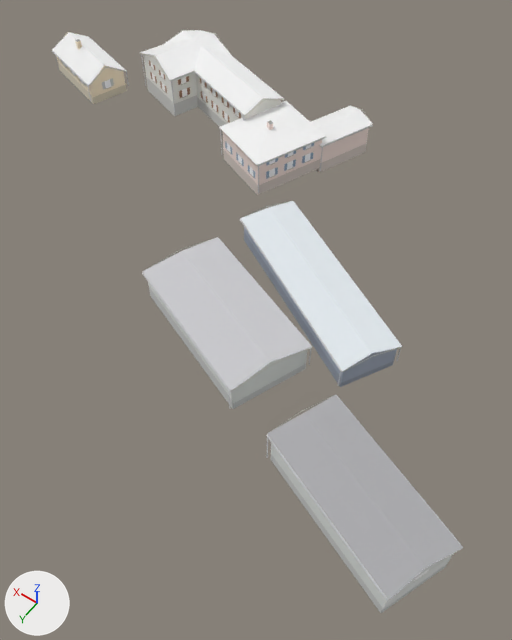
The glTF model world/buildings/b_-7_-5.glb: old version first, new version second.
Before and after are seen from a camera (50 mm lens) standing at (-1695.1, 1156.9, 524.0) and looking at (-1660.4, 1108.3, 447.7). Arrows for +X, +Y and +Z are at lower left; the lights stay in place. The first picture is the older version. Vertices at exactly the same position are counted once.

In view in the first picture: 'bld'.
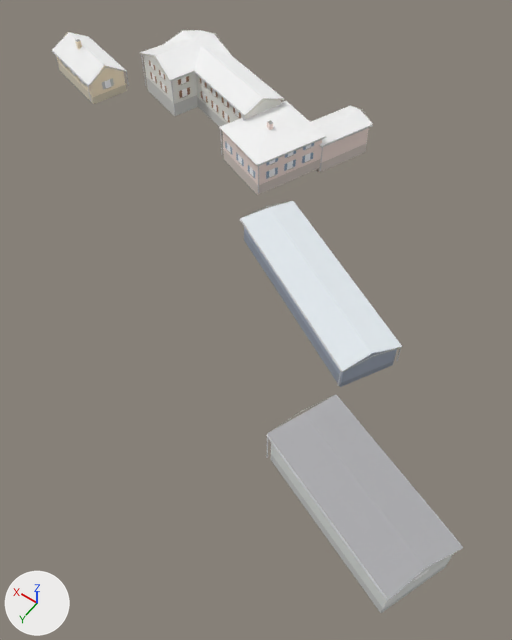
Location of each change, [x1, y1, x2, y2] in pixels of the pictures (512 x 640 px):
part 1 of me_bld, deleted
    before: [142, 237, 312, 409]

The edits, one by one:
me_bld is used by ob_bld; location (0.0, 0.0, 0.0).
me_bld had 1841 vertices, 1266 faces and spanned x -1696.9..-1604.3, y 1070.4..1133.7, z 450.9..461.3.
me_bld now has 1749 vertices, 1198 faces and spans x -1696.9..-1604.3, y 1070.4..1133.7, z 450.9..461.3.
me_bld part 1: 15 loose pieces with 92 vertices, spanning x -1672.1..-1648.1, y 1105.5..1123.9, z 451.9..457.5, are deleted.
